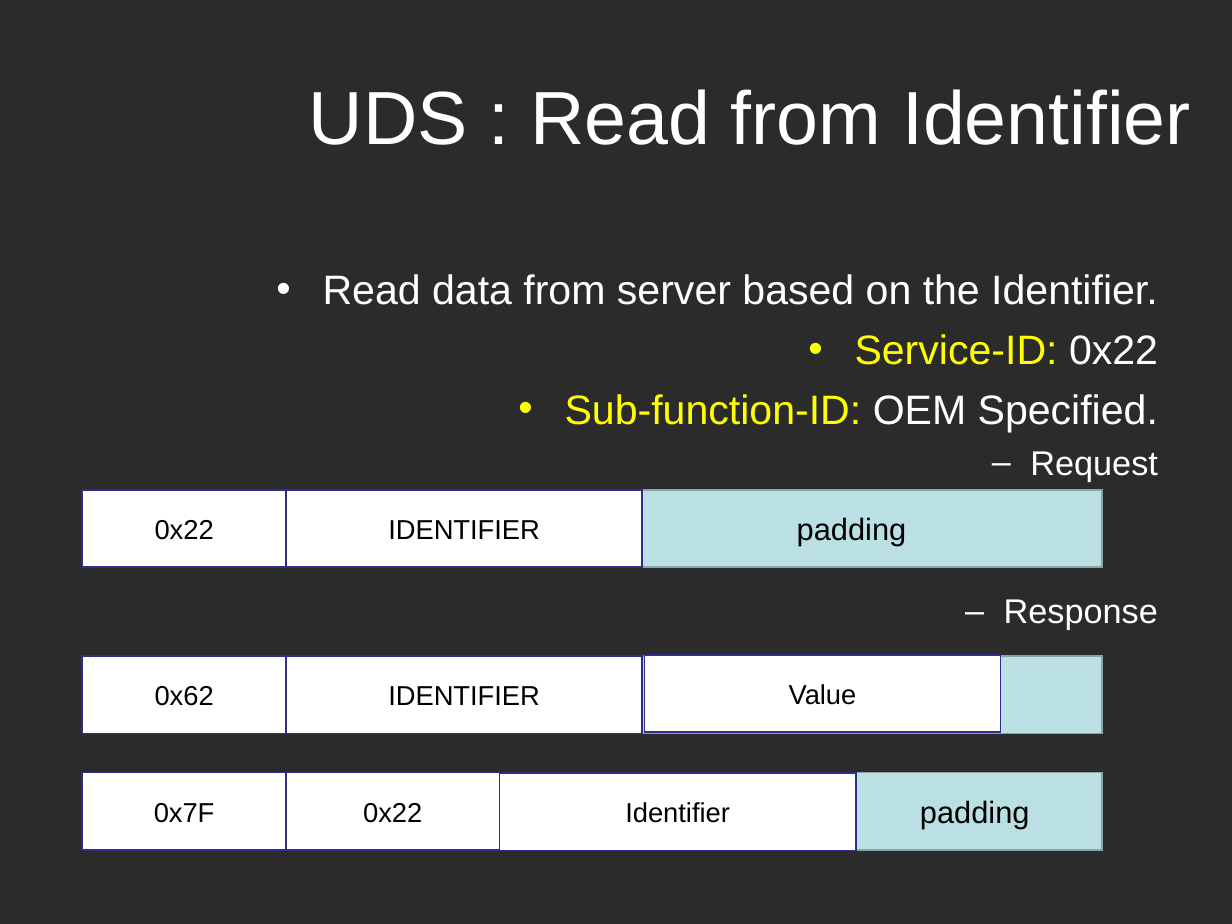
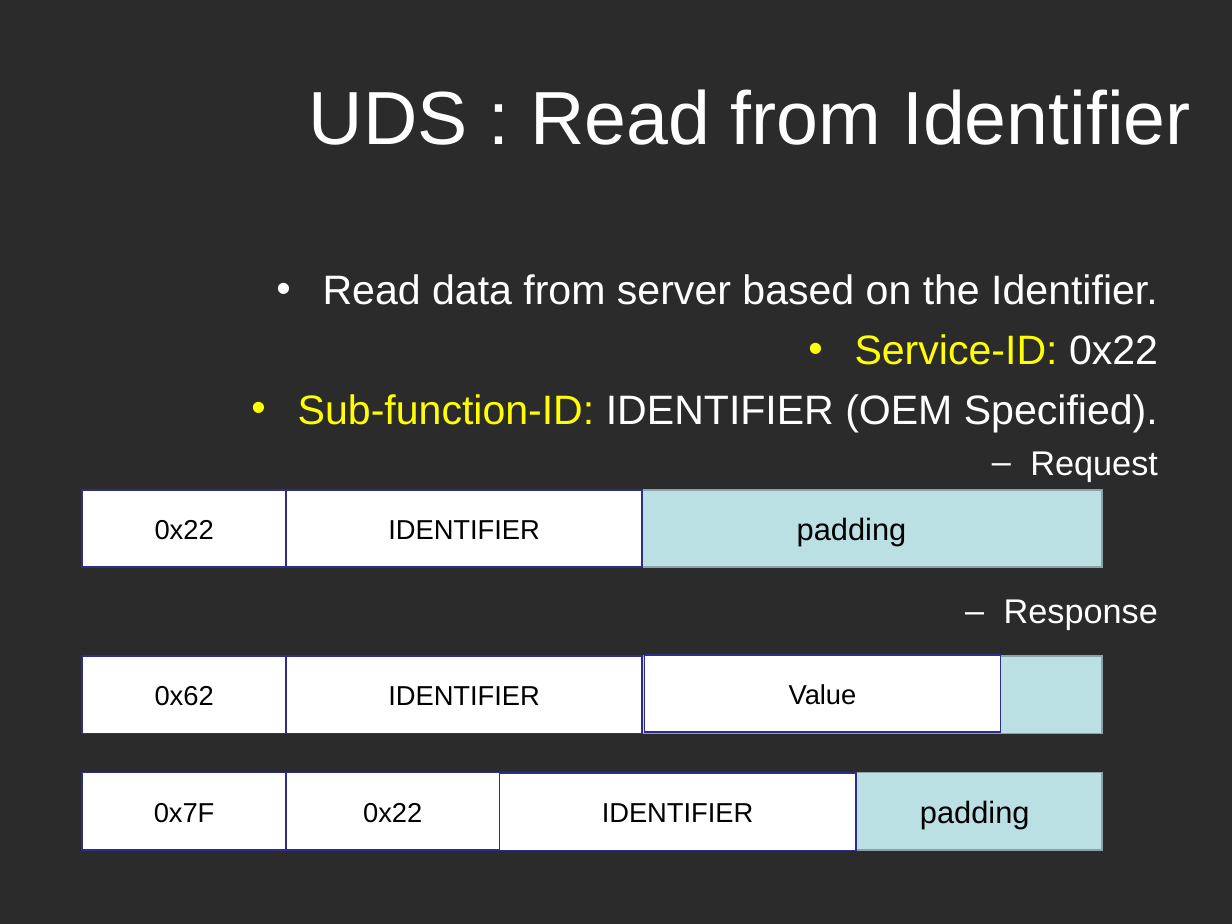
Before and after one commit to Marcelle-Samir/Firmware_Over_The_Air, a slide deck: slide 22 of project Documentation/Second week/Search-UDS.ppt (slide 13 before the commit). Drawn at 1232x924 pixels with LibreOffice and Linux fonts; fonts in the diff are those of the drawing; background and template pictures are left out; a plain dark background stands for a picture behind light text. Boxes give left, top, right and bottom in pixels: in the first picture for what was removed or moved away, otherwise in the second. Text is boxed around its words. In the diff, an @@ line names an element or a change of style, - is before the commit and + after.

```diff
--- a/project Documentation/Second week/Search-UDS.ppt
+++ b/project Documentation/Second week/Search-UDS.ppt
@@ text at box(298, 394, 1158, 432): text changed; text colour #FFFF00 to #FFFFFF @@
-• Sub-function-ID: OEM Specified.
+• Sub-function-ID: IDENTIFIER (OEM Specified).
@@ text in rectangle at box(602, 803, 754, 822): text changed @@
-Identifier
+IDENTIFIER
```
Also in this commit, not shown: 3 other slides changed, 9 slides added, 1 other file.
